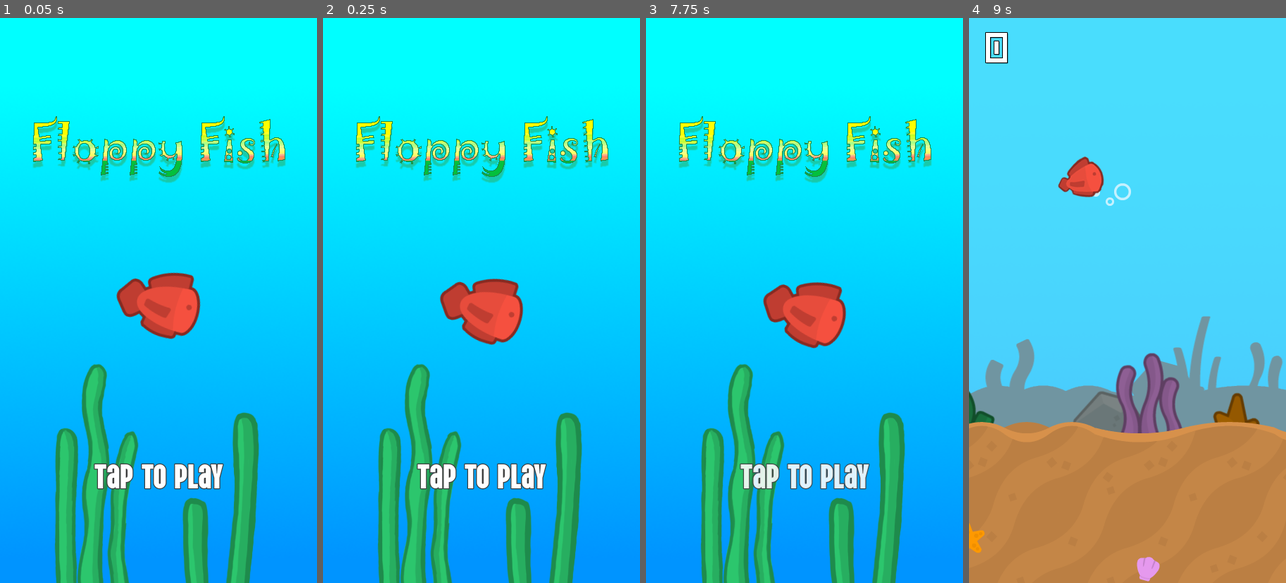
Above: before the commit, frames 1-4 (left to right).
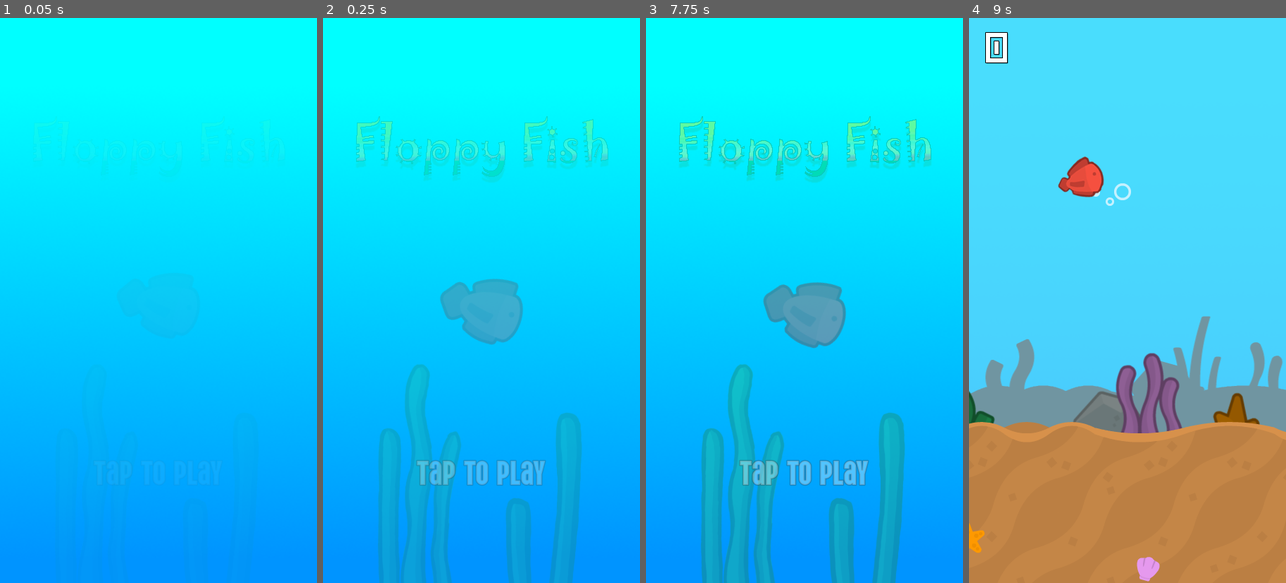
Above: after the commit, the same moments.

Repository: AndyStubbs/FloppyFish
Game: Godot game, scene res://Main/main.tscn
Two runs of this game, one before a commit and one after it. Both use one fixed random seed, a clock stepped at 60 frames per second and the inputs below.
Inputs:
- Up to frame 1 (0.05 s): no input
- Up to frame 2 (0.25 s): no input
- Up to frame 3 (7.75 s): tap Enter at 0.5, 7.25 s; tap Space (swim) every 0.75 s from 0.6 to 7.35 s
- Up to frame 4 (9 s): tap Enter at 8 s; tap Space (swim) at 8.1, 8.85 s

The runs differ from the first frame. In frame 1, 16% of the frame differs, in the area x 10-90%, y 17-100%; in frame 2, 16%; in frame 3, 16%; in frame 4, nothing differs.

Commit message:
Cleaned up files and added export config

Diff:
--- a/Project/Game/game.tscn
+++ b/Project/Game/game.tscn
@@ -204,11 +204,11 @@
 
 [node name="BigBubbleAudio" type="AudioStreamPlayer" parent="Floppy"]
 stream = ExtResource("11_02qgt")
-volume_db = -28.767
+volume_db = -23.013
 
 [node name="ClankAudio" type="AudioStreamPlayer" parent="Floppy"]
 stream = ExtResource("12_7kty5")
-volume_db = -14.604
+volume_db = -9.736
 
 [node name="GroundScroller" type="Node2D" parent="."]
 position = Vector2(0, 700)
@@ -246,12 +246,12 @@
 
 [node name="BubblesAudio" type="AudioStreamPlayer" parent="."]
 stream = ExtResource("15_vw4ul")
-volume_db = -23.013
+volume_db = -10.179
 autoplay = true
 
 [node name="ScoredAudio" type="AudioStreamPlayer" parent="."]
 stream = ExtResource("18_j4hcf")
-volume_db = -7.524
+volume_db = -4.426
 
 [connection signal="was_hit" from="Floppy" to="Floppy" method="_on_was_hit"]
 [connection signal="timeout" from="FishTimer" to="FishSpawner" method="_on_fish_timer_timeout"]
--- a/Project/Game/hud.tscn
+++ b/Project/Game/hud.tscn
@@ -325,7 +325,7 @@
 
 [node name="HighScoreAudio" type="AudioStreamPlayer" parent="."]
 stream = ExtResource("4_j7gmd")
-volume_db = -21.685
+volume_db = -11.506
 
 [connection signal="timeout" from="GameOverTimer" to="." method="_on_game_over_timer_timeout"]
 [connection signal="timeout" from="HighScoreTimer" to="." method="_on_high_score_timer_timeout"]
--- a/Project/Main/main.gd
+++ b/Project/Main/main.gd
@@ -1,7 +1,7 @@
 extends Control
 
 
-@onready var high_score_label = $HighScoreLabel
+@onready var high_score_label = $Container/HighScoreLabel
 
 
 func _ready():
--- a/Project/Main/main.tscn
+++ b/Project/Main/main.tscn
@@ -1,11 +1,10 @@
-[gd_scene load_steps=20 format=3 uid="uid://cukwsowqjq7r1"]
+[gd_scene load_steps=21 format=3 uid="uid://cukwsowqjq7r1"]
 
 [ext_resource type="Texture2D" uid="uid://cmbttm683ojfc" path="res://Assets/background_01.png" id="1_d61he"]
 [ext_resource type="Script" path="res://Main/main.gd" id="1_vvuw6"]
 [ext_resource type="Script" path="res://Shared/bubble_spawner.gd" id="2_s4mae"]
 [ext_resource type="Texture2D" uid="uid://sm4qwqy5phbn" path="res://Assets/seaweedGreen1.png" id="4_eqyki"]
 [ext_resource type="Texture2D" uid="uid://da5lj0yoqteej" path="res://Assets/fishRed_01.png" id="4_fod73"]
-[ext_resource type="FontFile" uid="uid://cdt0hca5p4bb2" path="res://Assets/PlayfairDisplay-VariableFont_wght.ttf" id="5_3q3h4"]
 [ext_resource type="Texture2D" uid="uid://deql2gtfcont7" path="res://Assets/seaweedGreen2.png" id="5_gjmhk"]
 [ext_resource type="AudioStream" uid="uid://bs0glk3cwy1pi" path="res://Assets/game-music-loop.mp3" id="6_80cwk"]
 [ext_resource type="FontFile" uid="uid://bpvykosascp6w" path="res://Assets/VinaSans-Regular.ttf" id="6_m3ylu"]
@@ -20,21 +19,47 @@
 shadow_color = Color(0, 0, 0, 1)
 shadow_offset = Vector2(2, 2)
 
-[sub_resource type="LabelSettings" id="LabelSettings_xrpeg"]
-font = ExtResource("5_3q3h4")
-font_size = 72
-font_color = Color(0, 1, 0.262745, 1)
-outline_size = 3
-outline_color = Color(0.00784314, 0.109804, 0.0431373, 1)
-shadow_size = 3
-shadow_color = Color(0.109804, 0.501961, 0.27451, 1)
-shadow_offset = Vector2(3, 3)
-
 [sub_resource type="LabelSettings" id="LabelSettings_x0y41"]
 font = ExtResource("6_m3ylu")
 font_size = 48
 outline_size = 5
 outline_color = Color(0.239216, 0.239216, 0.239216, 1)
+
+[sub_resource type="Animation" id="Animation_2nrxk"]
+resource_name = "fade_in"
+tracks/0/type = "value"
+tracks/0/imported = false
+tracks/0/enabled = true
+tracks/0/path = NodePath(".:modulate")
+tracks/0/interp = 1
+tracks/0/loop_wrap = true
+tracks/0/keys = {
+"times": PackedFloat32Array(0, 1),
+"transitions": PackedFloat32Array(1, 1),
+"update": 0,
+"values": [Color(1, 1, 1, 0), Color(1, 1, 1, 1)]
+}
+
+[sub_resource type="Animation" id="Animation_shbqh"]
+length = 0.001
+tracks/0/type = "value"
+tracks/0/imported = false
+tracks/0/enabled = true
+tracks/0/path = NodePath(".:modulate")
+tracks/0/interp = 1
+tracks/0/loop_wrap = true
+tracks/0/keys = {
+"times": PackedFloat32Array(0),
+"transitions": PackedFloat32Array(1),
+"update": 0,
+"values": [Color(1, 1, 1, 0)]
+}
+
+[sub_resource type="AnimationLibrary" id="AnimationLibrary_u2uxx"]
+_data = {
+"RESET": SubResource("Animation_shbqh"),
+"fade_in": SubResource("Animation_2nrxk")
+}
 
 [sub_resource type="Animation" id="Animation_jo60j"]
 length = 0.001
@@ -104,7 +129,7 @@
 tracks/0/type = "value"
 tracks/0/imported = false
 tracks/0/enabled = true
-tracks/0/path = NodePath("MarginContainer/PlayLabel:modulate")
+tracks/0/path = NodePath("Container/MarginContainer/PlayLabel:modulate")
 tracks/0/interp = 1
 tracks/0/loop_wrap = true
 tracks/0/keys = {
@@ -121,7 +146,7 @@
 tracks/0/type = "value"
 tracks/0/imported = false
 tracks/0/enabled = true
-tracks/0/path = NodePath("MarginContainer/PlayLabel:modulate")
+tracks/0/path = NodePath("Container/MarginContainer/PlayLabel:modulate")
 tracks/0/interp = 1
 tracks/0/loop_wrap = true
 tracks/0/keys = {
@@ -155,13 +180,22 @@
 grow_vertical = 2
 texture = ExtResource("1_d61he")
 
-[node name="BubblesContainer" type="Control" parent="."]
+[node name="Container" type="Control" parent="."]
+modulate = Color(1, 1, 1, 0)
+layout_mode = 1
+anchors_preset = 15
+anchor_right = 1.0
+anchor_bottom = 1.0
+grow_horizontal = 2
+grow_vertical = 2
+
+[node name="BubblesContainer" type="Control" parent="Container"]
 anchors_preset = 0
 offset_right = 40.0
 offset_bottom = 40.0
 script = ExtResource("2_s4mae")
 
-[node name="SeaweedTexture1" type="TextureRect" parent="."]
+[node name="SeaweedTexture1" type="TextureRect" parent="Container"]
 layout_mode = 0
 offset_left = 72.0
 offset_top = 414.0
@@ -169,7 +203,7 @@
 offset_bottom = 926.0
 texture = ExtResource("4_eqyki")
 
-[node name="SeaweedTexture2" type="TextureRect" parent="."]
+[node name="SeaweedTexture2" type="TextureRect" parent="Container"]
 layout_mode = 0
 offset_left = 253.0
 offset_top = 448.0
@@ -177,7 +211,7 @@
 offset_bottom = 960.0
 texture = ExtResource("5_gjmhk")
 
-[node name="HighScoreLabel" type="Label" parent="."]
+[node name="HighScoreLabel" type="Label" parent="Container"]
 visible = false
 layout_mode = 2
 offset_left = 17.0
@@ -191,13 +225,14 @@
 horizontal_alignment = 1
 vertical_alignment = 1
 
-[node name="MarginContainer" type="MarginContainer" parent="."]
+[node name="MarginContainer" type="MarginContainer" parent="Container"]
 layout_mode = 1
 anchors_preset = 15
 anchor_right = 1.0
 anchor_bottom = 1.0
 offset_left = 1.0
-offset_right = 1.0
+offset_right = -2.0
+offset_bottom = -5.0
 grow_horizontal = 2
 grow_vertical = 2
 theme_override_constants/margin_left = 24
@@ -205,16 +240,7 @@
 theme_override_constants/margin_right = 24
 theme_override_constants/margin_bottom = 125
 
-[node name="TitleLabel" type="Label" parent="MarginContainer"]
-visible = false
-layout_mode = 2
-size_flags_vertical = 0
-text = "Floppy Fish"
-label_settings = SubResource("LabelSettings_xrpeg")
-horizontal_alignment = 1
-vertical_alignment = 1
-
-[node name="PlayLabel" type="Label" parent="MarginContainer"]
+[node name="PlayLabel" type="Label" parent="Container/MarginContainer"]
 layout_mode = 2
 size_flags_vertical = 8
 text = "Tap to Play"
@@ -222,7 +248,7 @@
 horizontal_alignment = 1
 vertical_alignment = 1
 
-[node name="TitleTexture" type="TextureRect" parent="."]
+[node name="TitleTexture" type="TextureRect" parent="Container"]
 layout_mode = 0
 offset_left = 27.0
 offset_top = 116.0
@@ -230,7 +256,7 @@
 offset_bottom = 236.0
 texture = ExtResource("8_cr52b")
 
-[node name="FishTexture" type="TextureRect" parent="."]
+[node name="FishTexture" type="TextureRect" parent="Container"]
 layout_mode = 1
 anchors_preset = 8
 anchor_left = 0.5
@@ -246,8 +272,14 @@
 pivot_offset = Vector2(64, 64)
 texture = ExtResource("4_fod73")
 
+[node name="FadeInAnimation" type="AnimationPlayer" parent="Container"]
+autoplay = "fade_in"
+libraries = {
+"": SubResource("AnimationLibrary_u2uxx")
+}
+
 [node name="FishAnimation" type="AnimationPlayer" parent="."]
-root_node = NodePath("../FishTexture")
+root_node = NodePath("../Container/FishTexture")
 autoplay = "flop"
 libraries = {
 "": SubResource("AnimationLibrary_gp8my")
@@ -265,7 +297,7 @@
 
 [node name="AudioStreamPlayer" type="AudioStreamPlayer" parent="."]
 stream = ExtResource("6_80cwk")
-volume_db = -11.506
+volume_db = -3.54
 autoplay = true
 
-[connection signal="timeout" from="BubbleTimer" to="BubblesContainer" method="_on_bubble_timeout"]
+[connection signal="timeout" from="BubbleTimer" to="Container/BubblesContainer" method="_on_bubble_timeout"]
--- a/Project/icon.svg
+++ /dev/null
@@ -1 +0,0 @@
-<svg height="128" width="128" xmlns="http://www.w3.org/2000/svg"><rect x="2" y="2" width="124" height="124" rx="14" fill="#363d52" stroke="#212532" stroke-width="4"/><g transform="scale(.101) translate(122 122)"><g fill="#fff"><path d="M105 673v33q407 354 814 0v-33z"/><path fill="#478cbf" d="m105 673 152 14q12 1 15 14l4 67 132 10 8-61q2-11 15-15h162q13 4 15 15l8 61 132-10 4-67q3-13 15-14l152-14V427q30-39 56-81-35-59-83-108-43 20-82 47-40-37-88-64 7-51 8-102-59-28-123-42-26 43-46 89-49-7-98 0-20-46-46-89-64 14-123 42 1 51 8 102-48 27-88 64-39-27-82-47-48 49-83 108 26 42 56 81zm0 33v39c0 276 813 276 813 0v-39l-134 12-5 69q-2 10-14 13l-162 11q-12 0-16-11l-10-65H447l-10 65q-4 11-16 11l-162-11q-12-3-14-13l-5-69z"/><path d="M483 600c3 34 55 34 58 0v-86c-3-34-55-34-58 0z"/><circle cx="725" cy="526" r="90"/><circle cx="299" cy="526" r="90"/></g><g fill="#414042"><circle cx="307" cy="532" r="60"/><circle cx="717" cy="532" r="60"/></g></g></svg>
--- a/Project/project.godot
+++ b/Project/project.godot
@@ -13,7 +13,10 @@
 config/name="Floppy Fish"
 run/main_scene="res://Main/main.tscn"
 config/features=PackedStringArray("4.1", "GL Compatibility")
-config/icon="res://icon.svg"
+boot_splash/bg_color=Color(0.0235294, 0.556863, 0.862745, 1)
+boot_splash/image="res://Assets/title.png"
+config/icon="res://icon.webp"
+boot_splash/minimum_display_time=2000
 
 [autoload]
 
@@ -51,3 +54,4 @@
 
 renderer/rendering_method="gl_compatibility"
 renderer/rendering_method.mobile="gl_compatibility"
+textures/vram_compression/import_etc2_astc=true
Binary file removed: Project/Assets/Nunito-VariableFont_wght.ttf
Not shown, removed: Project/Assets/Nunito-VariableFont_wght.ttf.import
Binary file removed: Project/Assets/PlayfairDisplay-VariableFont_wght.ttf
Not shown, removed: Project/Assets/PlayfairDisplay-VariableFont_wght.ttf.import
Not shown, removed: Project/Assets/crash.wav.import
Binary file removed: Project/Assets/fishRed.png
Not shown, removed: Project/icon.svg.import
Binary file added: Project/icon.webp
Not shown, changed: Project/icon.webp.import
Not shown, changed: .gitignore
Not shown, added: Assets/icon.png
Not shown, added: Assets/icon.webp
(and 2 more such lines)
